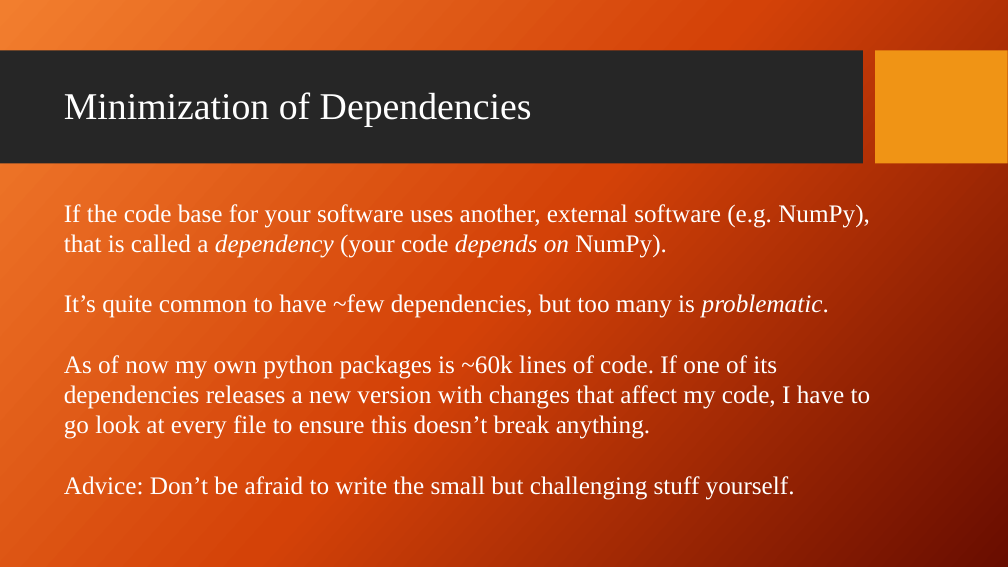
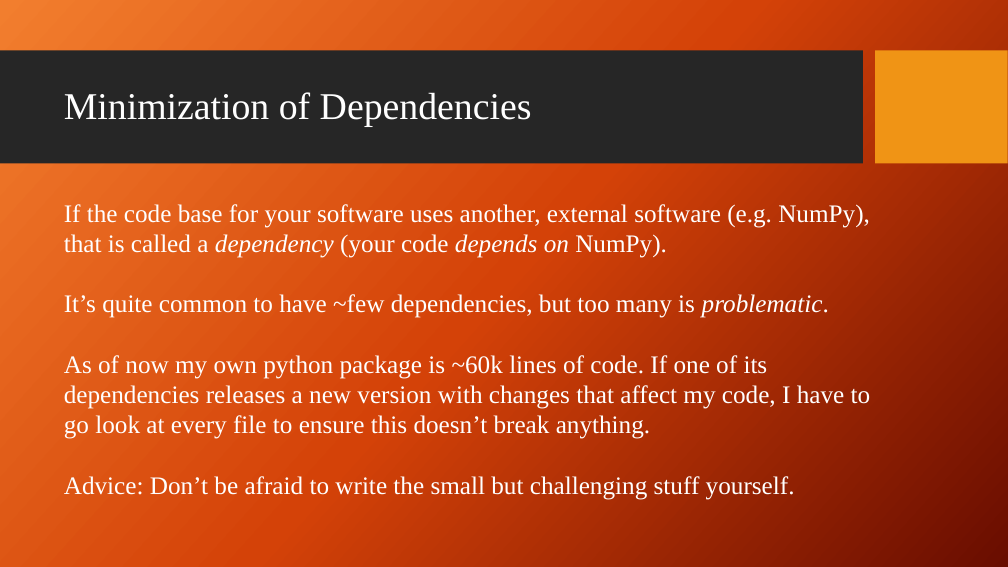
Before and after one commit to giganano/PythonBootcamp, a slide deck: slide 6 of slides/basicSE.pptx (slide 7 before the commit). Drawn at 1008x567 pixels with LibreOffice and Linux fonts; fonts in the diff are those of the drawing; background and template pictures are left out. Boxes give left, top, right and bottom in pixels: in the first picture for what was removed or moved away, otherwise in the second. Text is boxed around its words. In the diff, an @@ line names an element or a change of style, - is before the commit and + after.

Commit message:
slides: minor edits to final slides

```diff
--- a/slides/basicSE.pptx
+++ b/slides/basicSE.pptx
@@ text at <box>64,355,871,439</box>: text changed @@
-As of now my own python packages is ~60k lines of code. If one of its dependencies releases a new version with changes that affect my code, I have to go look at every file to ensure this doesn’t break anything.
+As of now my own python package is ~60k lines of code. If one of its dependencies releases a new version with changes that affect my code, I have to go look at every file to ensure this doesn’t break anything.
```
Also in this commit, not shown: 1 other slide changed, 1 slide added.
